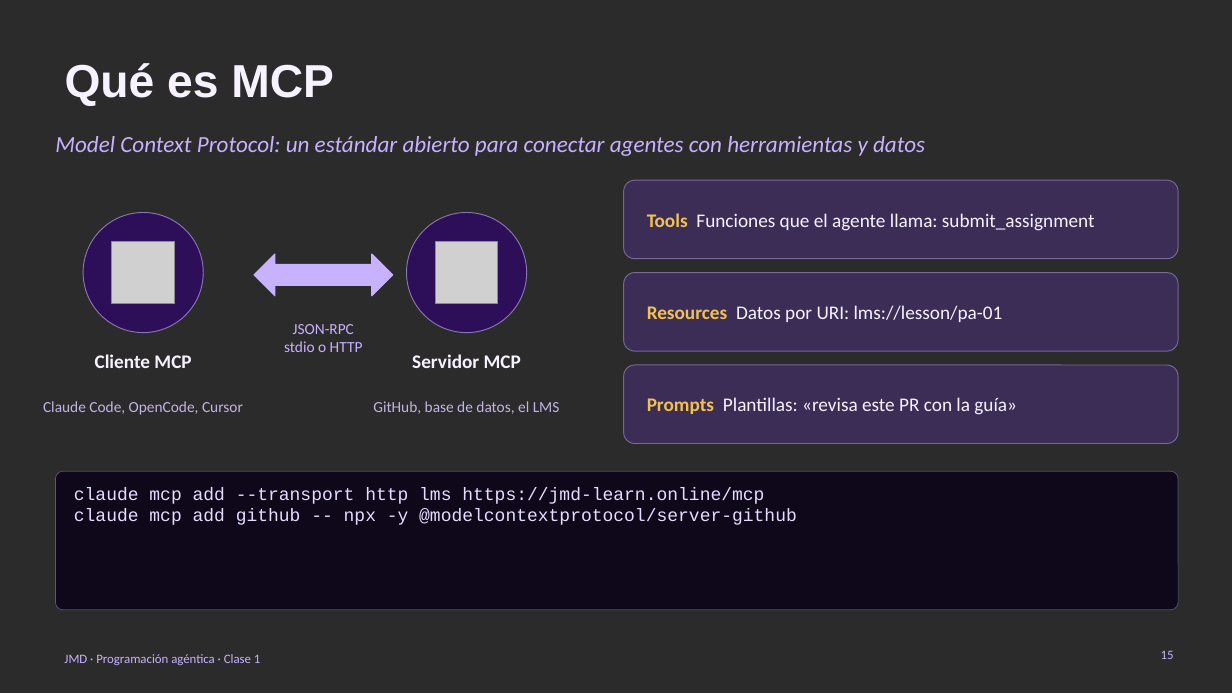
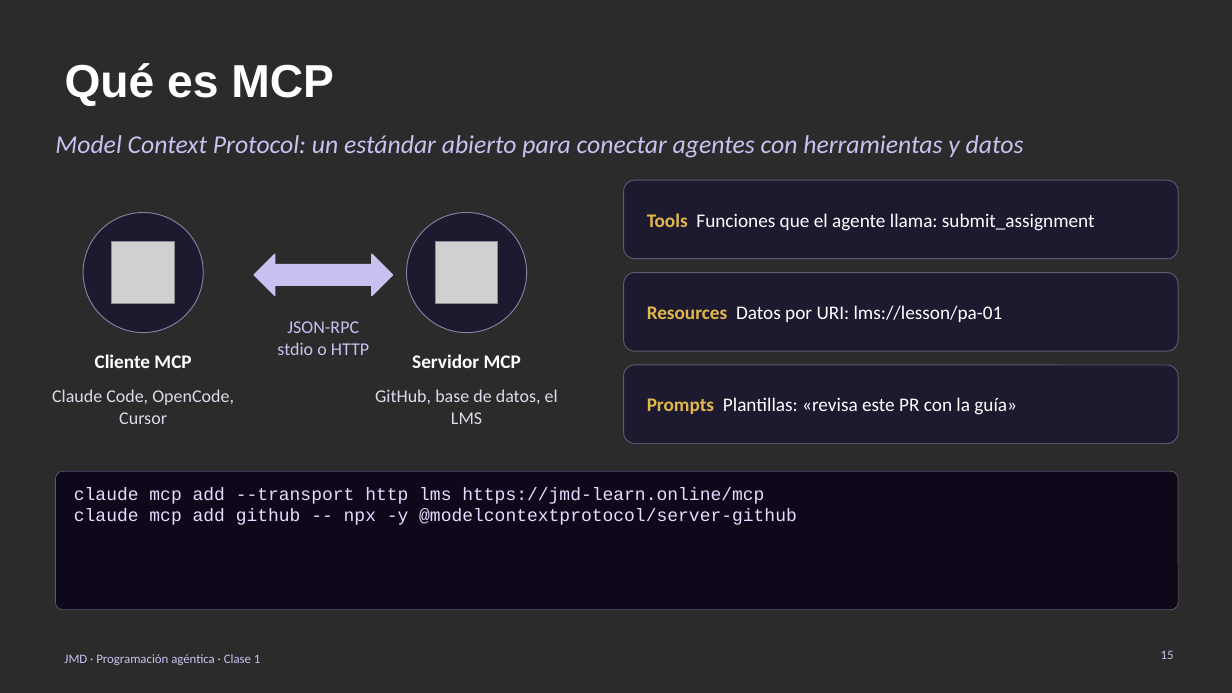
Before and after one commit to davrv93/jmd, a slide deck: slide 15 of lms/content/courses/programacion-agentica/materials/clase-01-diapositivas.pptx. Drawn at 1232x693 pixels with LibreOffice and Linux fonts; fonts in the diff are those of the drawing; grey boxes stand for pictures; background and template pictures are left out; a plain dark background stands for a picture behind light text. Boxes give left, top, right and bottom in pixels: in the first picture for what was removed or moved away, otherwise in the second. Text is boxed around its words. In the diff, an @@ line names an element or a change of style, - is before the commit and + after.

```diff
--- a/lms/content/courses/programacion-agentica/materials/clase-01-diapositivas.pptx
+++ b/lms/content/courses/programacion-agentica/materials/clase-01-diapositivas.pptx
@@ text "Model Context Protocol: un estándar ..." at bbox=[55, 135, 1024, 158]: size 18 to 20 pt, text colour #C7B2FF to #C9C1F0 @@
@@ text "Tools Funciones que el agente ..." at bbox=[647, 213, 1095, 231]: text colour #F2C14E to #E2B84A in "Tools"; text colour #F7F2FF to #FFFFFF in "Funciones que el agente llama: submit_assignment" @@
@@ ellipse at bbox=[83, 213, 203, 333]: fill #2E0D5E at 90% opacity to #1C1830 at 90% opacity; outline #C7B2FF 0.75 pt to #C9C1F0 0.75 pt @@
@@ ellipse at bbox=[407, 213, 527, 333]: fill #2E0D5E at 90% opacity to #1C1830 at 90% opacity; outline #C7B2FF 0.75 pt to #C9C1F0 0.75 pt @@
@@ left right arrow at bbox=[254, 254, 393, 296]: fill #C7B2FF to #C9C1F0; outline #C7B2FF 1 pt to #C9C1F0 1 pt @@
@@ text "Resources Datos por URI: lms://lesson/pa-01" at bbox=[647, 305, 1003, 322]: text colour #F2C14E to #E2B84A in "Resources"; text colour #F7F2FF to #FFFFFF in "Datos por URI: lms://lesson/pa-01" @@
@@ text "JSON-RPC" at bbox=[277, 321, 369, 355]: size 12 to 14 pt, text colour #C7B2FF to #C9C1F0 @@
@@ text "Servidor MCP" at bbox=[412, 354, 521, 368]: text colour #F7F2FF to #FFFFFF @@
@@ text "Claude Code, OpenCode, Cursor" at bbox=[52, 389, 234, 424]: size 12 to 14 pt, text colour #C3B5E3 to #DEDAEC @@
@@ text "GitHub, base de datos, el ..." at bbox=[375, 389, 558, 424]: size 12 to 14 pt, text colour #C3B5E3 to #DEDAEC @@
@@ fill #6A35C9 at 28% opacity to #1C1830 at 88% opacity; outline #C7B2FF 0.75 pt to #C9C1F0 0.75 pt in 3 elements at bbox=[624, 180, 1178, 259], bbox=[624, 273, 1178, 351], bbox=[624, 365, 1178, 444] @@
@@ text "Prompts Plantillas: «revisa este PR ..." at bbox=[647, 397, 1017, 415]: text colour #F2C14E to #E2B84A in "Prompts"; text colour #F7F2FF to #FFFFFF in "Plantillas: «revisa este PR con la guía»" @@
@@ text "JMD · Programación agéntica · ..." at bbox=[64, 654, 260, 665]: text colour #C7B2FF to #C9C1F0 @@
```
Also in this commit, not shown: 18 other slides changed, 26 other files.
